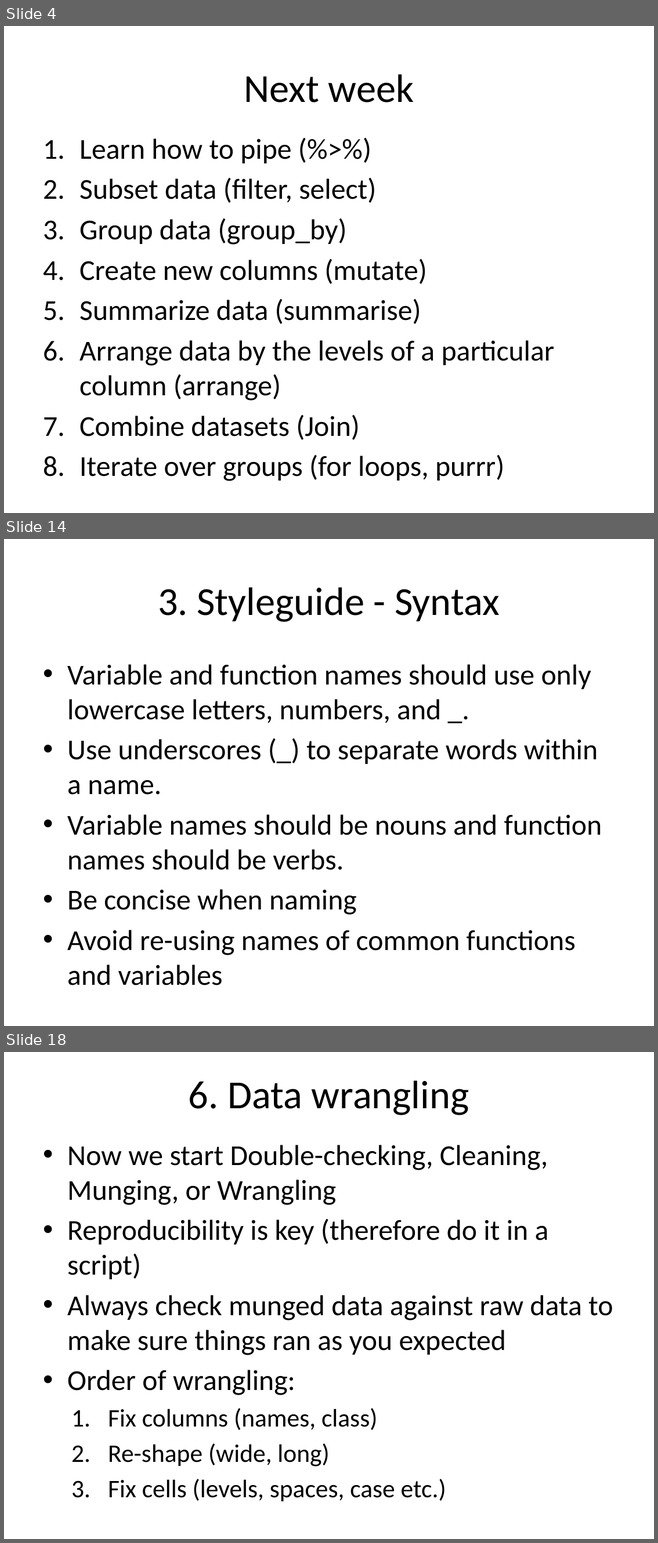
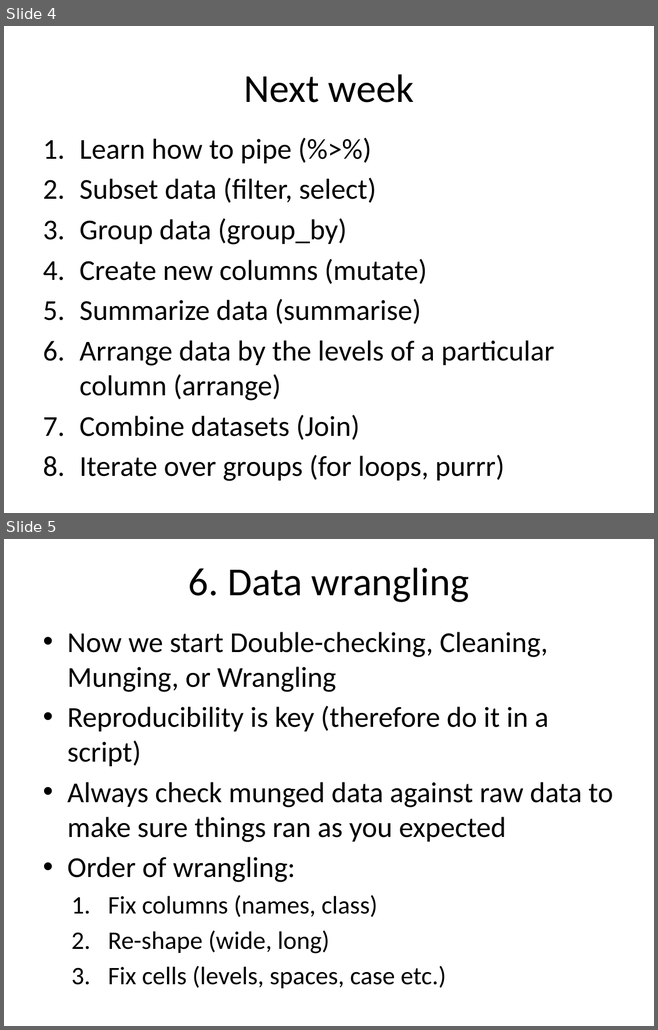
Before and after one commit to EEOB590A-Fall-2019/Course-Materials, a slide deck: 3. Data wrangling/Data_wrangling.pptx. Shown one above the other, each under a label of ours: slides 4, 14 and 18 before the commit, slides 4 and 5 after it; the slides between them are not shown. The pictures are 658x1543 and 658x1030 pixels, drawn with LibreOffice and Linux fonts; fonts in the diff are those of the drawing. Boxes give left, top, right and bottom in pixels: in the first picture for what was removed or moved away, otherwise in the second. Text is boxed around its words. In the diff, an @@ line names an element or a change of style, - is before the commit and + after.

```diff
--- a/3. Data wrangling/Data_wrangling.pptx
+++ b/3. Data wrangling/Data_wrangling.pptx
@@ slide 14 removed at box(4, 539, 654, 1026), background #FFFFFF @@
@@ title removed at box(158, 587, 499, 622) @@
-3. Styleguide - Syntax
@@ text removed at box(67, 664, 602, 986) @@
-• Variable and function names should use only lowercase letters, numbers, and _.
-• Use underscores (_) to separate words within a name.
-• Variable names should be nouns and function names should be verbs.
-• Be concise when naming
-• Avoid re-using names of common functions and variables
@@ what was slide 18 is now slide 5 @@
```
Also in this commit, not shown: 1 slide changed, 12 other slides removed, 10 other files.
